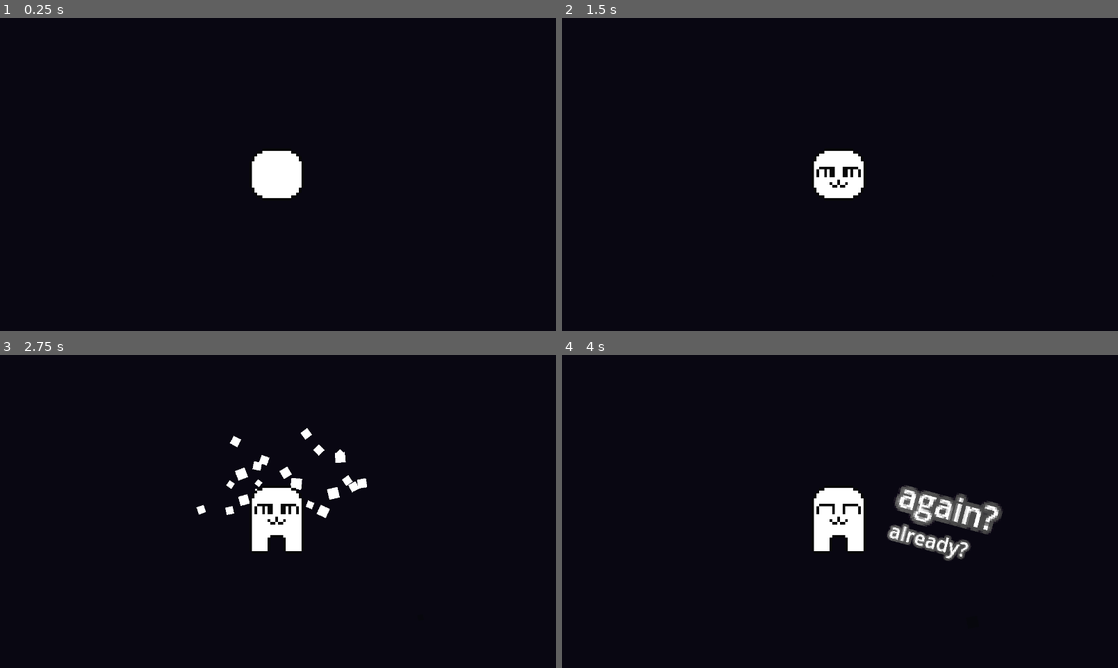
Above: before the commit, frames 1-4 (two rows, left to right).
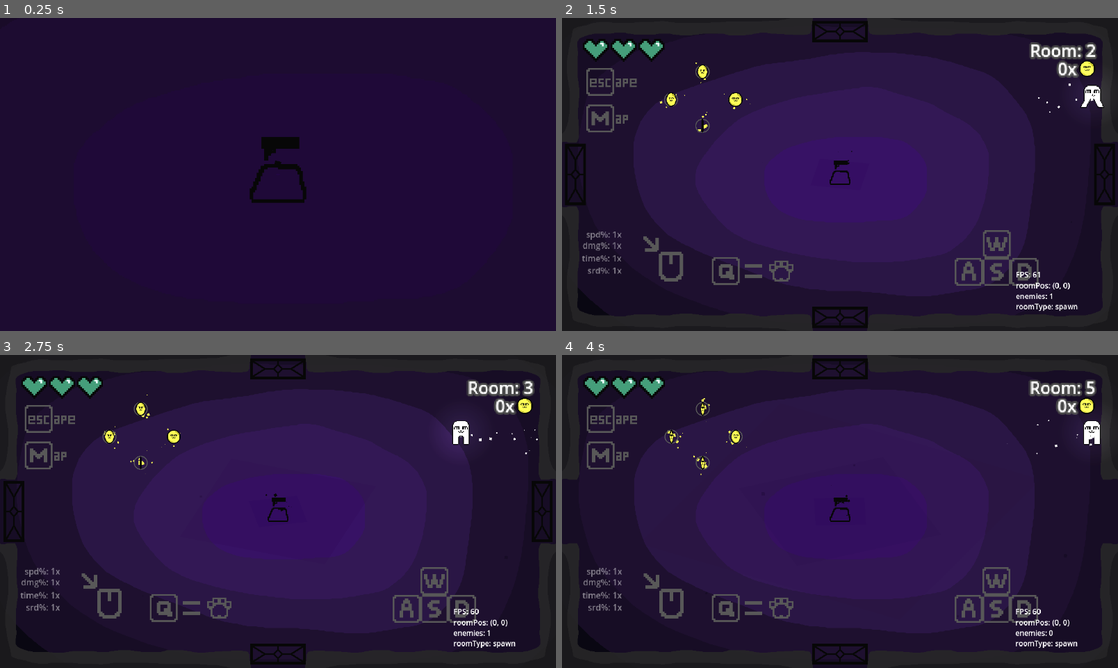
Above: after the commit, the same moments.

Repository: Jurgwem/roguelike
Game: Godot game, scene res://SCENES/game.tscn
Two runs of this game, one before a commit and one after it. Both use one fixed random seed, a clock stepped at 60 frames per second and the inputs below. This scene is started directly instead of the project's main scene.
Inputs (mouse positions are in pixels of both pictures, inside the frame that each line leads up to):
- Up to frame 1 (0.25 s): no input
- Up to frame 2 (1.5 s): move the mouse to (962, 158) at 0.52 s; press the mouse at (962, 158) at 0.53 s; hold D (right) from 0.53 s (still down); tap Up (debugRoomUp) at 0.77 s; move the mouse to (728, 190) at 1.27 s; release the mouse at (728, 190) at 1.28 s; tap Q (unequip) at 1.35 s
- Up to frame 3 (2.75 s): tap Up (debugRoomUp) at 1.52 s; move the mouse to (333, 442) at 2.02 s; release D (right) at 2.03 s; press the mouse at (333, 442) at 2.03 s; hold A (left) from 2.03 s (still down)
- Up to frame 4 (4 s): move the mouse to (812, 574) at 2.77 s; release A (left) at 2.78 s; release the mouse at (812, 574) at 2.78 s; hold D (right) from 2.78 s (still down); tap Q (unequip) at 2.85 s; tap Up (debugRoomUp) at 3.02, 3.77 s; move the mouse to (1006, 558) at 3.52 s; press the mouse at (1006, 558) at 3.53 s

The runs differ from the first frame. In frame 1, 99% of the frame differs, in the area x 0-100%, y 0-100%; in frame 2, 85%; in frame 3, 85%; in frame 4, 85%.

Commit message:
cleaned up map a bit and added a few more useful indicators

Diff:
--- a/INST/room.tscn
+++ b/INST/room.tscn
@@ -8,23 +8,55 @@
 [ext_resource type="PackedScene" uid="uid://dqmpobmm6i54k" path="res://INST/slot_machine.tscn" id="5_44l0o"]
 [ext_resource type="PackedScene" uid="uid://c53nw2bjh4vot" path="res://LOOT/coin.tscn" id="6_b5tdy"]
 
+[sub_resource type="Gradient" id="Gradient_ewp0q"]
+offsets = PackedFloat32Array(0, 0.42623, 0.827869)
+colors = PackedColorArray(1, 1, 1, 0, 0.607446, 0.341479, 0.675022, 1, 0, 0, 0, 0)
+
+[sub_resource type="GradientTexture1D" id="GradientTexture1D_b8br8"]
+gradient = SubResource("Gradient_ewp0q")
+
+[sub_resource type="Curve" id="Curve_l20u8"]
+_data = [Vector2(0, 0.538462), 0.0, 0.0, 0, 0, Vector2(0.246667, 1), 0.0, 0.0, 0, 0, Vector2(1, 0), 0.0, 0.0, 0, 0]
+point_count = 3
+
+[sub_resource type="CurveTexture" id="CurveTexture_35v7f"]
+curve = SubResource("Curve_l20u8")
+
+[sub_resource type="ParticleProcessMaterial" id="ParticleProcessMaterial_ms83h"]
+particle_flag_disable_z = true
+emission_shape = 3
+emission_box_extents = Vector3(60, 1, 1)
+angle_min = -180.0
+angle_max = 180.0
+direction = Vector3(0, 1, 0)
+spread = 10.0
+initial_velocity_min = 128.0
+initial_velocity_max = 128.0
+angular_velocity_min = -180.0
+angular_velocity_max = 180.0
+gravity = Vector3(0, 0, 0)
+scale_min = 64.0
+scale_max = 128.0
+scale_curve = SubResource("CurveTexture_35v7f")
+color_ramp = SubResource("GradientTexture1D_b8br8")
+
 [sub_resource type="SegmentShape2D" id="SegmentShape2D_ismcg"]
 a = Vector2(-615, -68)
 b = Vector2(-615, 68)
 
-[sub_resource type="Gradient" id="Gradient_ewp0q"]
+[sub_resource type="Gradient" id="Gradient_7jb8d"]
 offsets = PackedFloat32Array(0, 0.42623)
 colors = PackedColorArray(1, 1, 1, 0, 1, 1, 1, 1)
 
 [sub_resource type="GradientTexture1D" id="GradientTexture1D_7xkns"]
-gradient = SubResource("Gradient_ewp0q")
-
-[sub_resource type="Curve" id="Curve_l20u8"]
+gradient = SubResource("Gradient_7jb8d")
+
+[sub_resource type="Curve" id="Curve_0shsq"]
 _data = [Vector2(0, 0.538462), 0.0, 0.0, 0, 0, Vector2(0.246667, 1), 0.0, 0.0, 0, 0, Vector2(1, 0), 0.0, 0.0, 0, 0]
 point_count = 3
 
 [sub_resource type="CurveTexture" id="CurveTexture_fih8v"]
-curve = SubResource("Curve_l20u8")
+curve = SubResource("Curve_0shsq")
 
 [sub_resource type="ParticleProcessMaterial" id="ParticleProcessMaterial_8ji0w"]
 particle_flag_disable_z = true
@@ -139,6 +171,13 @@
 script = ExtResource("3_n48xt")
 direction = "left"
 
+[node name="hasNewRoomIndicatorMap" type="GPUParticles2D" parent="Room_Iterate/Left_Gen"]
+position = Vector2(-640, -1)
+rotation = -4.71238
+amount = 4
+process_material = SubResource("ParticleProcessMaterial_ms83h")
+lifetime = 2.0
+
 [node name="CollisionShape2D" type="CollisionShape2D" parent="Room_Iterate/Left_Gen"]
 shape = SubResource("SegmentShape2D_ismcg")
 
@@ -147,7 +186,7 @@
 target_position = Vector2(-103, -101)
 
 [node name="newRoomIndicator" type="GPUParticles2D" parent="Room_Iterate/Left_Gen"]
-position = Vector2(-620, 0)
+position = Vector2(-640, 0)
 rotation = -1.57079
 amount = 16
 process_material = SubResource("ParticleProcessMaterial_8ji0w")
@@ -179,6 +218,13 @@
 position = Vector2(623, 80)
 target_position = Vector2(-1, -23)
 
+[node name="hasNewRoomIndicatorMap" type="GPUParticles2D" parent="Room_Iterate/Right_Gen"]
+position = Vector2(640, 0)
+rotation = -1.57079
+amount = 4
+process_material = SubResource("ParticleProcessMaterial_ms83h")
+lifetime = 2.0
+
 [node name="up_Gen" type="Area2D" parent="Room_Iterate"]
 script = ExtResource("3_n48xt")
 direction = "up"
@@ -200,6 +246,13 @@
 position = Vector2(73, -343)
 target_position = Vector2(-30, 0)
 
+[node name="hasNewRoomIndicatorMap" type="GPUParticles2D" parent="Room_Iterate/up_Gen"]
+position = Vector2(1, -360)
+rotation = -3.14159
+amount = 4
+process_material = SubResource("ParticleProcessMaterial_ms83h")
+lifetime = 2.0
+
 [node name="down_Gen" type="Area2D" parent="Room_Iterate"]
 script = ExtResource("3_n48xt")
 direction = "down"
@@ -221,6 +274,13 @@
 [node name="hasDoor" type="RayCast2D" parent="Room_Iterate/down_Gen"]
 position = Vector2(-74, 343)
 target_position = Vector2(19, 0)
+
+[node name="hasNewRoomIndicatorMap" type="GPUParticles2D" parent="Room_Iterate/down_Gen"]
+position = Vector2(1, 360)
+rotation = -6.28318
+amount = 4
+process_material = SubResource("ParticleProcessMaterial_ms83h")
+lifetime = 2.0
 
 [node name="rock" parent="Room_Iterate" instance=ExtResource("4_t1by3")]
 
--- a/SCENES/game.tscn
+++ b/SCENES/game.tscn
@@ -202,8 +202,8 @@
 size = Vector2(1477, 914)
 
 [sub_resource type="Curve" id="Curve_rw3pu"]
-_data = [Vector2(0, 0), 0.0, 0.0, 0, 0, Vector2(0.506667, 1), 0.0, 0.0, 0, 0, Vector2(1, 0), 0.0, 0.0, 0, 0]
-point_count = 3
+_data = [Vector2(0, 0), 0.0, 0.0, 0, 0, Vector2(0.326667, 1), 0.0, 0.0, 0, 0, Vector2(0.66, 1), 0.0, 0.0, 0, 0, Vector2(1, 0), 0.0, 0.0, 0, 0]
+point_count = 4
 
 [sub_resource type="CurveTexture" id="CurveTexture_07tbi"]
 curve = SubResource("Curve_rw3pu")
@@ -250,6 +250,21 @@
 scale_curve = SubResource("CurveTexture_ma3ix")
 color_ramp = SubResource("GradientTexture1D_ydvrn")
 
+[sub_resource type="ParticleProcessMaterial" id="ParticleProcessMaterial_ecnki"]
+particle_flag_disable_z = true
+emission_shape = 3
+emission_box_extents = Vector3(580, 300, 1)
+angle_min = -180.0
+angle_max = 180.0
+spread = 180.0
+initial_velocity_min = 4.0
+initial_velocity_max = 8.0
+gravity = Vector3(0, 0, 0)
+scale_min = 16.0
+scale_max = 64.0
+scale_curve = SubResource("CurveTexture_07tbi")
+color = Color(0.427994, 0.213155, 0.720098, 0.12549)
+
 [sub_resource type="SegmentShape2D" id="SegmentShape2D_ra6by"]
 a = Vector2(-614, -68)
 b = Vector2(-614, 68)
@@ -286,6 +301,38 @@
 scale_curve = SubResource("CurveTexture_dyggw")
 color_ramp = SubResource("GradientTexture1D_eofw6")
 
+[sub_resource type="Gradient" id="Gradient_ewp0q"]
+offsets = PackedFloat32Array(0, 0.42623, 0.827869)
+colors = PackedColorArray(1, 1, 1, 0, 0.607446, 0.341479, 0.675022, 1, 0, 0, 0, 0)
+
+[sub_resource type="GradientTexture1D" id="GradientTexture1D_b8br8"]
+gradient = SubResource("Gradient_ewp0q")
+
+[sub_resource type="Curve" id="Curve_l20u8"]
+_data = [Vector2(0, 0.538462), 0.0, 0.0, 0, 0, Vector2(0.246667, 1), 0.0, 0.0, 0, 0, Vector2(1, 0), 0.0, 0.0, 0, 0]
+point_count = 3
+
+[sub_resource type="CurveTexture" id="CurveTexture_35v7f"]
+curve = SubResource("Curve_l20u8")
+
+[sub_resource type="ParticleProcessMaterial" id="ParticleProcessMaterial_2212y"]
+particle_flag_disable_z = true
+emission_shape = 3
+emission_box_extents = Vector3(60, 1, 1)
+angle_min = -180.0
+angle_max = 180.0
+direction = Vector3(0, 1, 0)
+spread = 10.0
+initial_velocity_min = 128.0
+initial_velocity_max = 128.0
+angular_velocity_min = -180.0
+angular_velocity_max = 180.0
+gravity = Vector3(0, 0, 0)
+scale_min = 64.0
+scale_max = 128.0
+scale_curve = SubResource("CurveTexture_35v7f")
+color_ramp = SubResource("GradientTexture1D_b8br8")
+
 [sub_resource type="SegmentShape2D" id="SegmentShape2D_viooj"]
 a = Vector2(614, -67)
 b = Vector2(615, 68)
@@ -322,6 +369,24 @@
 scale_curve = SubResource("CurveTexture_pjqvt")
 color_ramp = SubResource("GradientTexture1D_khcn2")
 
+[sub_resource type="ParticleProcessMaterial" id="ParticleProcessMaterial_2c6rq"]
+particle_flag_disable_z = true
+emission_shape = 3
+emission_box_extents = Vector3(60, 1, 1)
+angle_min = -180.0
+angle_max = 180.0
+direction = Vector3(0, 1, 0)
+spread = 10.0
+initial_velocity_min = 128.0
+initial_velocity_max = 128.0
+angular_velocity_min = -180.0
+angular_velocity_max = 180.0
+gravity = Vector3(0, 0, 0)
+scale_min = 64.0
+scale_max = 128.0
+scale_curve = SubResource("CurveTexture_35v7f")
+color_ramp = SubResource("GradientTexture1D_b8br8")
+
 [sub_resource type="SegmentShape2D" id="SegmentShape2D_rukig"]
 a = Vector2(-60, -334)
 b = Vector2(60, -335)
@@ -358,6 +423,24 @@
 scale_curve = SubResource("CurveTexture_6p4gw")
 color_ramp = SubResource("GradientTexture1D_rtuvt")
 
+[sub_resource type="ParticleProcessMaterial" id="ParticleProcessMaterial_1kbeb"]
+particle_flag_disable_z = true
+emission_shape = 3
+emission_box_extents = Vector3(60, 1, 1)
+angle_min = -180.0
+angle_max = 180.0
+direction = Vector3(0, 1, 0)
+spread = 10.0
+initial_velocity_min = 128.0
+initial_velocity_max = 128.0
+angular_velocity_min = -180.0
+angular_velocity_max = 180.0
+gravity = Vector3(0, 0, 0)
+scale_min = 64.0
+scale_max = 128.0
+scale_curve = SubResource("CurveTexture_35v7f")
+color_ramp = SubResource("GradientTexture1D_b8br8")
+
 [sub_resource type="SegmentShape2D" id="SegmentShape2D_l4a33"]
 a = Vector2(60, 335)
 b = Vector2(-60, 335)
@@ -393,6 +476,24 @@
 scale_max = 8.0
 scale_curve = SubResource("CurveTexture_e5e05")
 color_ramp = SubResource("GradientTexture1D_dkgf5")
+
+[sub_resource type="ParticleProcessMaterial" id="ParticleProcessMaterial_gi8o8"]
+particle_flag_disable_z = true
+emission_shape = 3
+emission_box_extents = Vector3(60, 1, 1)
+angle_min = -180.0
+angle_max = 180.0
+direction = Vector3(0, 1, 0)
+spread = 10.0
+initial_velocity_min = 128.0
+initial_velocity_max = 128.0
+angular_velocity_min = -180.0
+angular_velocity_max = 180.0
+gravity = Vector3(0, 0, 0)
+scale_min = 64.0
+scale_max = 128.0
+scale_curve = SubResource("CurveTexture_35v7f")
+color_ramp = SubResource("GradientTexture1D_b8br8")
 
 [sub_resource type="Curve" id="Curve_p35ng"]
 _data = [Vector2(0, 0), 0.0, 0.0, 0, 0, Vector2(0.253333, 1), 0.0, 0.0, 0, 0, Vector2(0.746667, 1), 0.0, 0.0, 0, 0, Vector2(1, 0), 0.0, 0.0, 0, 0]
@@ -600,6 +701,14 @@
 lifetime = 10.0
 local_coords = true
 
+[node name="dustMap" type="GPUParticles2D" parent="camera"]
+z_index = 100
+amount = 16
+process_material = SubResource("ParticleProcessMaterial_ecnki")
+lifetime = 16.0
+preprocess = 10.0
+local_coords = true
+
 [node name="spawnRoom" type="Node" parent="."]
 
 [node name="Room_Itself" type="StaticBody2D" parent="spawnRoom" groups=["actualWall"]]
@@ -645,6 +754,14 @@
 position = Vector2(-623, -82)
 target_position = Vector2(0, 23)
 
+[node name="hasNewRoomIndicatorMap" type="GPUParticles2D" parent="spawnRoom/Left_Gen"]
+position = Vector2(-640, -1)
+rotation = -4.71238
+emitting = false
+amount = 4
+process_material = SubResource("ParticleProcessMaterial_2212y")
+lifetime = 2.0
+
 [node name="right_gen" type="Area2D" parent="spawnRoom"]
 script = ExtResource("4_dlrv3")
 direction = "right"
@@ -667,6 +784,14 @@
 position = Vector2(623, 80)
 target_position = Vector2(-1, -23)
 
+[node name="hasNewRoomIndicatorMap" type="GPUParticles2D" parent="spawnRoom/right_gen"]
+position = Vector2(640, 0)
+rotation = -1.57079
+emitting = false
+amount = 4
+process_material = SubResource("ParticleProcessMaterial_2c6rq")
+lifetime = 2.0
+
 [node name="up_gen" type="Area2D" parent="spawnRoom"]
 script = ExtResource("4_dlrv3")
 direction = "up"
@@ -687,6 +812,14 @@
 [node name="hasDoor" type="RayCast2D" parent="spawnRoom/up_gen"]
 position = Vector2(73, -343)
 target_position = Vector2(-30, 0)
+
+[node name="hasNewRoomIndicatorMap" type="GPUParticles2D" parent="spawnRoom/up_gen"]
+position = Vector2(1, -360)
+rotation = -3.14159
+emitting = false
+amount = 4
+process_material = SubResource("ParticleProcessMaterial_1kbeb")
+lifetime = 2.0
 
 [node name="down_gen" type="Area2D" parent="spawnRoom"]
 script = ExtResource("4_dlrv3")
@@ -709,6 +842,14 @@
 [node name="hasDoor" type="RayCast2D" parent="spawnRoom/down_gen"]
 position = Vector2(-74, 343)
 target_position = Vector2(19, 0)
+
+[node name="hasNewRoomIndicatorMap" type="GPUParticles2D" parent="spawnRoom/down_gen"]
+position = Vector2(1, 360)
+rotation = -6.28318
+emitting = false
+amount = 4
+process_material = SubResource("ParticleProcessMaterial_gi8o8")
+lifetime = 2.0
 
 [node name="spawnCoins" type="Node2D" parent="spawnRoom"]
 position = Vector2(-316, -172)
--- a/SCRIPTS/camera.gd
+++ b/SCRIPTS/camera.gd
@@ -10,6 +10,7 @@
 
 # Called when the node enters the scene tree for the first time.
 func _ready() -> void:
+	$dustMap.visible = false;
 	$"../spawnRoom/Room_Itself/Borders".modulate.a = 0.0;
 	$"../spawnRoom/Room_Itself/backdrop".modulate.a = 0.0;
 	$bg.emitting = false;
@@ -47,11 +48,15 @@
 			last = "none";
 
 		if player.devCam:
-
+			$dustMap.scale = Vector2(player.camZoom * 2.2, player.camZoom * 2.2);
+			$dustMap.visible = true;
+			$Dust.visible = false;
 			$bg.visible = false;
 			position = gm.roomPos / 2;
 			zoom = lerp(zoom, Vector2(0.5 / player.camZoom, 0.5 / player.camZoom), mapSpeed * delta);
 		else:
+			$dustMap.visible = false;
+			$Dust.visible = true;
 			$bg.visible = true;
 			zoom = lerp(zoom, Vector2(1, 1), mapSpeed * delta);
 			position = gm.roomPos;
@@ -61,7 +66,7 @@
 		$"../spawnRoom/Room_Itself/Borders".modulate.a = lerp($"../spawnRoom/Room_Itself/Borders".modulate.a, 1.0, 2 * delta);
 		$"../spawnRoom/Room_Itself/backdrop".modulate.a = lerp($"../spawnRoom/Room_Itself/backdrop".modulate.a, 1.0, 2 * delta);
 		zoom = lerp(zoom, zoom - Vector2(1, 1), 2 * delta)
-		if zoom <= Vector2(1, 1):
+		if zoom <= Vector2(1.1, 1.1):
 			playZoom = false;
 			finishedIntro = true;
 			print("finished zoom!")
--- a/SCRIPTS/game_manager.gd
+++ b/SCRIPTS/game_manager.gd
@@ -19,7 +19,7 @@
 var lastRoom : String = "none";
 var horz : int = 1280;
 var vert : int = 720;
-var isDev : bool = false;
+var isDev : bool = true;
 var enemyCount : int = 1;
 var randomDoor : int = 0;
 var currentAmmo : int = 0;
--- a/SCRIPTS/gen_room.gd
+++ b/SCRIPTS/gen_room.gd
@@ -2,6 +2,8 @@
 
 #@onready var static_body_2d: StaticBody2D = $"../StaticBody2D"
 @onready var gm : Node2D= get_node("/root/game/gameManager");
+@onready var player : Node2D = get_node("/root/game/player");
+
 @onready var roomPos : Node2D = get_node("/root/game/roomContainer");
 @onready var room : Resource = load("res://INST/room.tscn");
 @onready var door : Resource = load("res://INST/wall.tscn")
@@ -31,7 +33,7 @@
 	call_deferred("doors");
 	pass
 
-func _process(delta : float) -> void:
+func _physics_process(delta: float) -> void:
 	timer += delta
 	if timer >= 5.0:
 		if !raycast.is_colliding() and !hasDoor.is_colliding():
@@ -39,6 +41,22 @@
 		else:
 			$newRoomIndicator.emitting = false;
 		timer = 0.0
+
+	if (gm.roomCount + 1) % 10 == 0:
+		$newRoomIndicator.modulate = Color(1, 0, 0);
+	else:
+		$newRoomIndicator.modulate = Color(1, 1, 1);
+
+	if player.devCam:
+		$"newRoomIndicator".visible = false;
+		if !raycast.is_colliding() and !hasDoor.is_colliding():
+			$"hasNewRoomIndicatorMap".emitting = true;
+			$"hasNewRoomIndicatorMap".visible = true;
+	else:
+		$"newRoomIndicator".visible = true;
+		$"hasNewRoomIndicatorMap".emitting = false;
+		$"hasNewRoomIndicatorMap".visible = false;
+
 
 func spawnRoom() -> void:
 	gm.enemyCount += 1;
Not shown: 1 places in INST/room.tscn that only renumber resources
Not shown: 1 places in SCENES/game.tscn that only renumber resources
Not shown, changed: README.md
